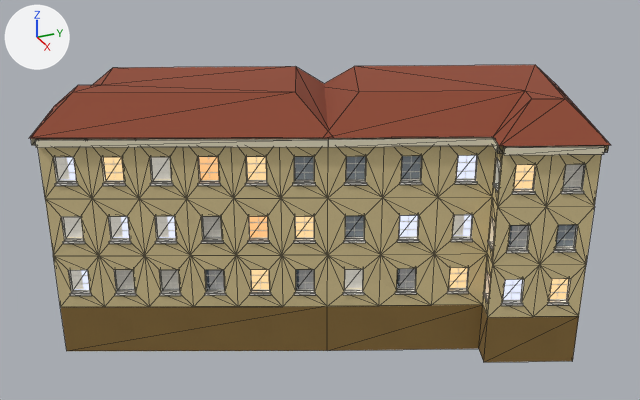
What one commit did to the glTF model web/public/models/landmarks/z3b_ochre_row.glb.
Camera for both pictures: a 50 mm lens placed at (43.2, -19.9, 26.5), pointed at (0.6, -0.8, 5.2). The lights are fixed; the arrows at upper left show +X, +Y and +Z. The first picture is the older version. Mesh edges are drawn as thin lines. Where no turn or scale is listed for an object, it has been applied to the vertices. Vertices at exactly the same position are counted once.

Before the edit, the objects in view are built like this:
```python
me_mesh_0 = bpy.data.meshes.new('Mesh_0')
me_mesh_0.from_pydata(...)  # 1676 vertices, 2468 faces; spans x 0.0..20.6, y -30.8..0.0, z 0.0..15.2
# faces by material slot: [852, 216, 1400]
me_mesh_0.materials.append(mat_wall)
me_mesh_0.materials.append(mat_glass)
me_mesh_0.materials.append(mat_flat)
ob_mesh_0 = bpy.data.objects.new('Mesh_0', me_mesh_0)
ob_mesh_0.location = (-9.84, 14.86, -3.0)
```
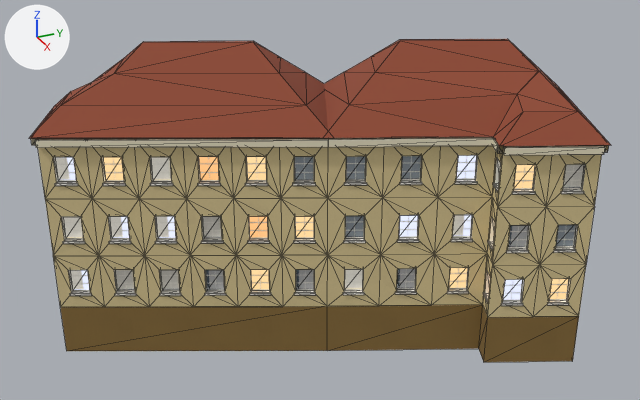
Where the change shows, as pixel boxes (x1, y1, x2, y2) in the pictures (640 x 400 px):
```json
{"object": "Mesh_0", "change": "reshaped", "before": [30, 65, 611, 362], "after": [30, 39, 611, 362], "on screen": "9% taller"}
{"part": 1, "of": "me_mesh_0", "change": "built on", "before": [30, 65, 611, 146], "after": [30, 39, 611, 146]}
```

The change, as JSON lines over the scene's bpy script:
```json
{"block": "me_mesh_0", "where": "# used by ob_mesh_0; location = (-9.84, 14.86, -3.0)"}
{"op": "remove", "block": "me_mesh_0", "code": "me_mesh_0.from_pydata(...)  # 1676 vertices, 2468 faces; spans x 0.0..20.6, y -30.8..0.0, z 0.0..15.2"}
{"op": "add", "block": "me_mesh_0", "code": "me_mesh_0.from_pydata(...)  # 1693 vertices, 2502 faces; spans x 0.0..20.6, y -30.8..0.0, z 0.0..17.3"}
{"block": "me_mesh_0", "change": "me_mesh_0 part 1"}
{"block": "me_mesh_0", "change": "11 vertices are removed from x 2.6..18.0, y -28.2..-2.6, z 15.2"}
{"block": "me_mesh_0", "change": "31 faces are deleted"}
{"block": "me_mesh_0", "change": "1 vertex moves from x 17.3, y -6.7, z 15.2 to x 17.6, y -7.4, z 14.6"}
{"block": "me_mesh_0", "change": "28 vertices are added at x 1.9..18.7, y -28.9..-1.9, z 14.6..17.3"}
{"block": "me_mesh_0", "change": "65 new faces join them, mat_flat"}
```
